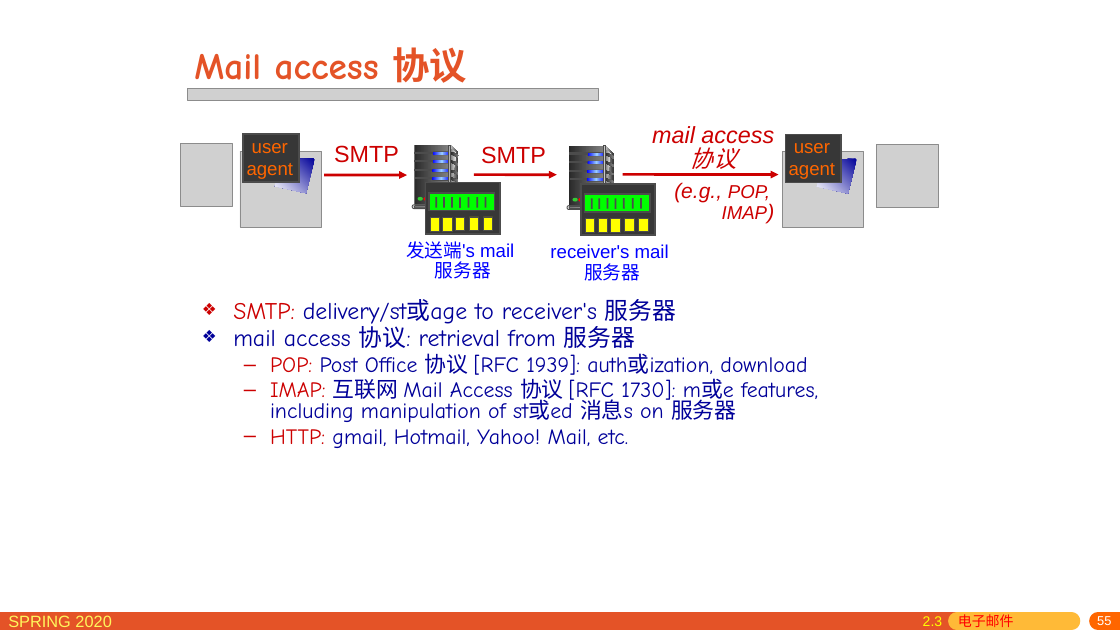
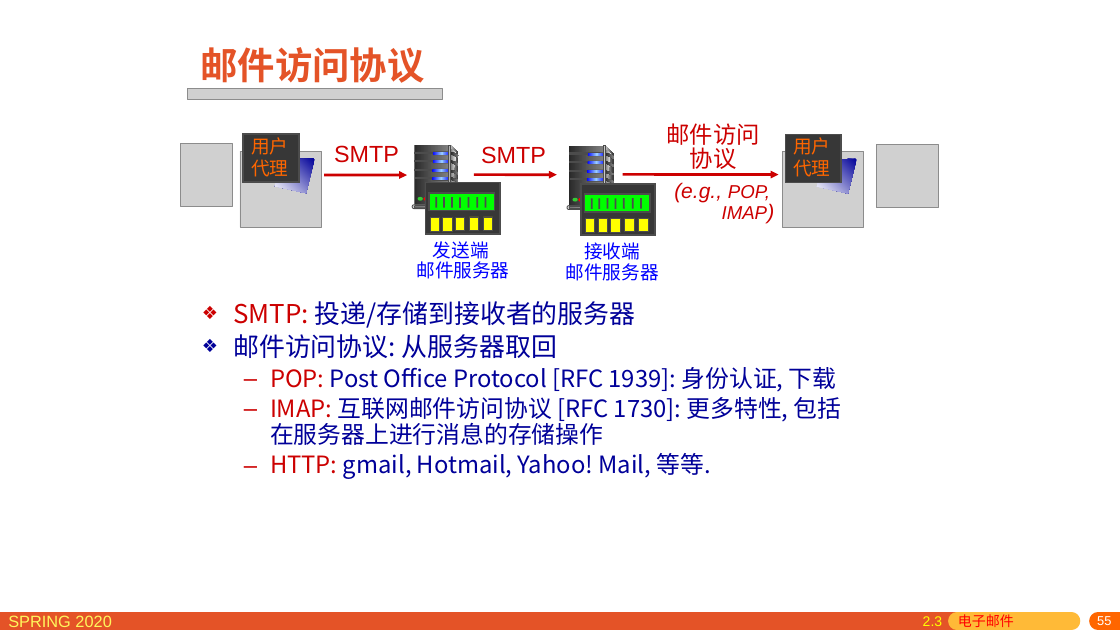
Before and after one commit to network-distributed/presentations, a slide deck: slide 55 of chapter2_cn.pptx. Drawn at 1120x630 pixels with LibreOffice and Linux fonts; fonts in the diff are those of the drawing; grey boxes stand for pictures. Boxes give left, top, right and bottom in pixels: in the first picture for what was removed or moved away, otherwise in the second. Text is boxed around its words. In the diff, an @@ line names an element or a change of style, - is before the commit and + after.

```diff
--- a/chapter2_cn.pptx
+++ b/chapter2_cn.pptx
@@ title at box(201, 47, 425, 89): text changed; font Comic Neue to Noto Sans CJK SC @@
-Mail access 协议
+邮件访问协议
@@ picture: place and size @@
-picture at box(187, 88, 598, 100)
+picture at box(187, 88, 442, 99)
@@ text at box(251, 137, 288, 177): text changed; font Arial to Noto Sans CJK SC @@
-user
-agent
+用户
+代理
@@ text at box(666, 123, 759, 149): text changed; font Arial to Noto Sans CJK SC; italic off @@
-mail access
+邮件访问
@@ text at box(690, 143, 737, 169): font Arial to Noto Sans CJK SC, italic off in "协议" @@
@@ text at box(793, 137, 830, 177): text changed; font Arial to Noto Sans CJK SC @@
-user
-agent
+用户
+代理
@@ text at box(416, 241, 509, 279): text changed; font Arial to Noto Sans CJK SC @@
-发送端's mail
-服务器
+发送端
+邮件服务器
@@ text at box(566, 242, 659, 281): text changed; font Arial to Noto Sans CJK SC @@
-receiver's mail
-服务器
+接收端
+邮件服务器
@@ text at box(233, 301, 842, 479): text changed; size 18.7 to 20.4 pt; font Comic Neue to Noto Sans CJK SC @@
-❖ SMTP: delivery/st或age to receiver's 服务器
-❖ mail access 协议: retrieval from 服务器
-  – POP: Post Office 协议 [RFC 1939]: auth或ization, download
-  – IMAP: 互联网 Mail Access 协议 [RFC 1730]: m或e features, including manipulation of st或ed 消息s on 服务器
-  – HTTP: gmail, Hotmail, Yahoo! Mail, etc.
+❖ SMTP: 投递/存储到接收者的服务器
+❖ 邮件访问协议: 从服务器取回
+  – POP: Post Office Protocol [RFC 1939]: 身份认证, 下载
+  – IMAP: 互联网邮件访问协议 [RFC 1730]: 更多特性, 包括 在服务器上进行消息的存储操作
+  – HTTP: gmail, Hotmail, Yahoo! Mail, 等等.
```
Also in this commit, not shown: 71 other slides changed, 1 other file.
